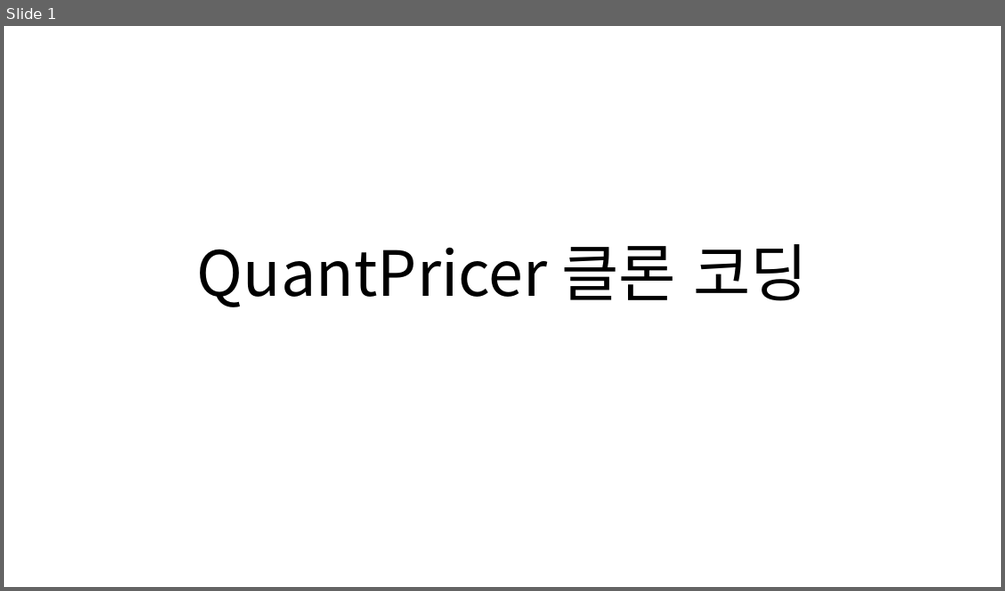
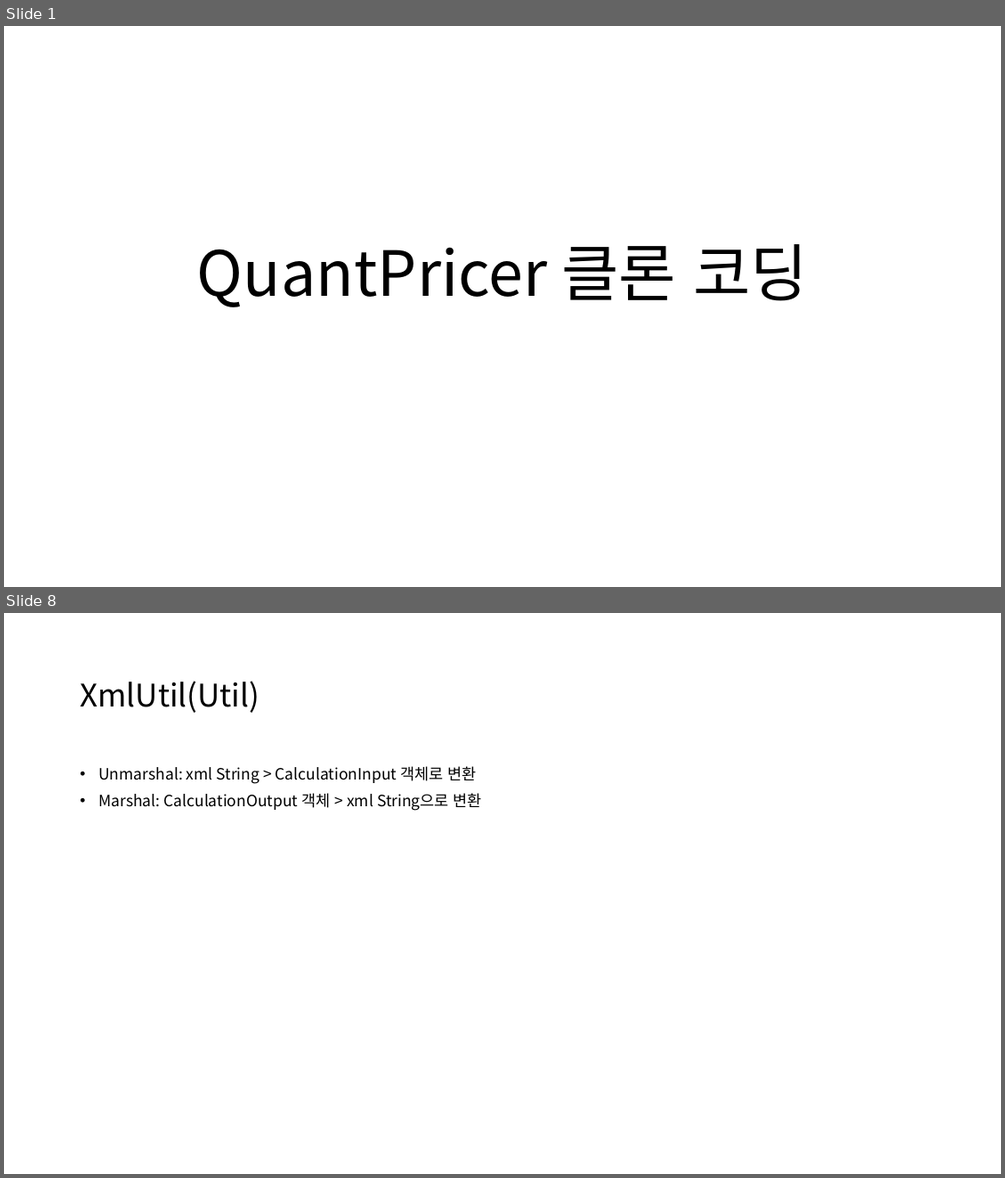
Before and after one commit to kdw1437/SpringHomework_BackEnd, a slide deck: QuantPricer 클론 코딩_240903.pptx. Shown one above the other, each under a label of ours: slide 1 before the commit, slides 1 and 8 after it; the slides between them are not shown. The pictures are 1005x591 and 1005x1178 pixels, drawn with LibreOffice and Linux fonts; fonts in the diff are those of the drawing. Boxes give left, top, right and bottom in pixels: in the first picture for what was removed or moved away, otherwise in the second. Text is boxed around its words. In the diff, an @@ line names an element or a change of style, - is before the commit and + after.

```diff
--- a/QuantPricer 클론 코딩_240903.pptx
+++ b/QuantPricer 클론 코딩_240903.pptx
@@ slide 8 added at bbox=[4, 613, 1001, 1174], background #FFFFFF @@
@@ title added at bbox=[80, 681, 259, 713], 30 pt, text #000000 @@
+XmlUtil(Util)
@@ text added at bbox=[98, 766, 482, 811], 15 pt, text #000000 @@
+• Unmarshal: xml String > CalculationInput 객체로 변환
+• Marshal: CalculationOutput 객체 > xml String으로 변환
```
Also in this commit, not shown: 2 slides changed, 5 other slides added.
